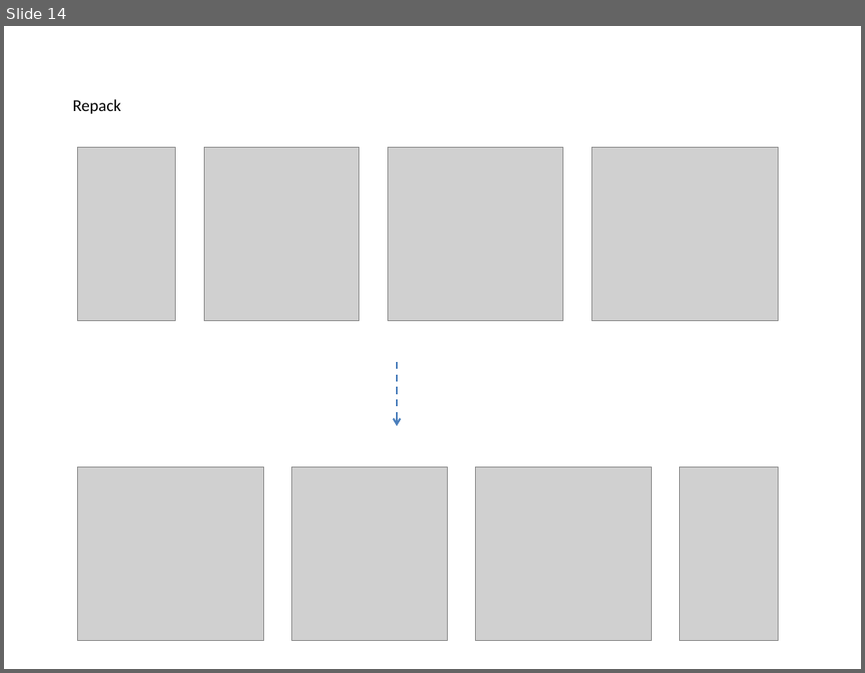
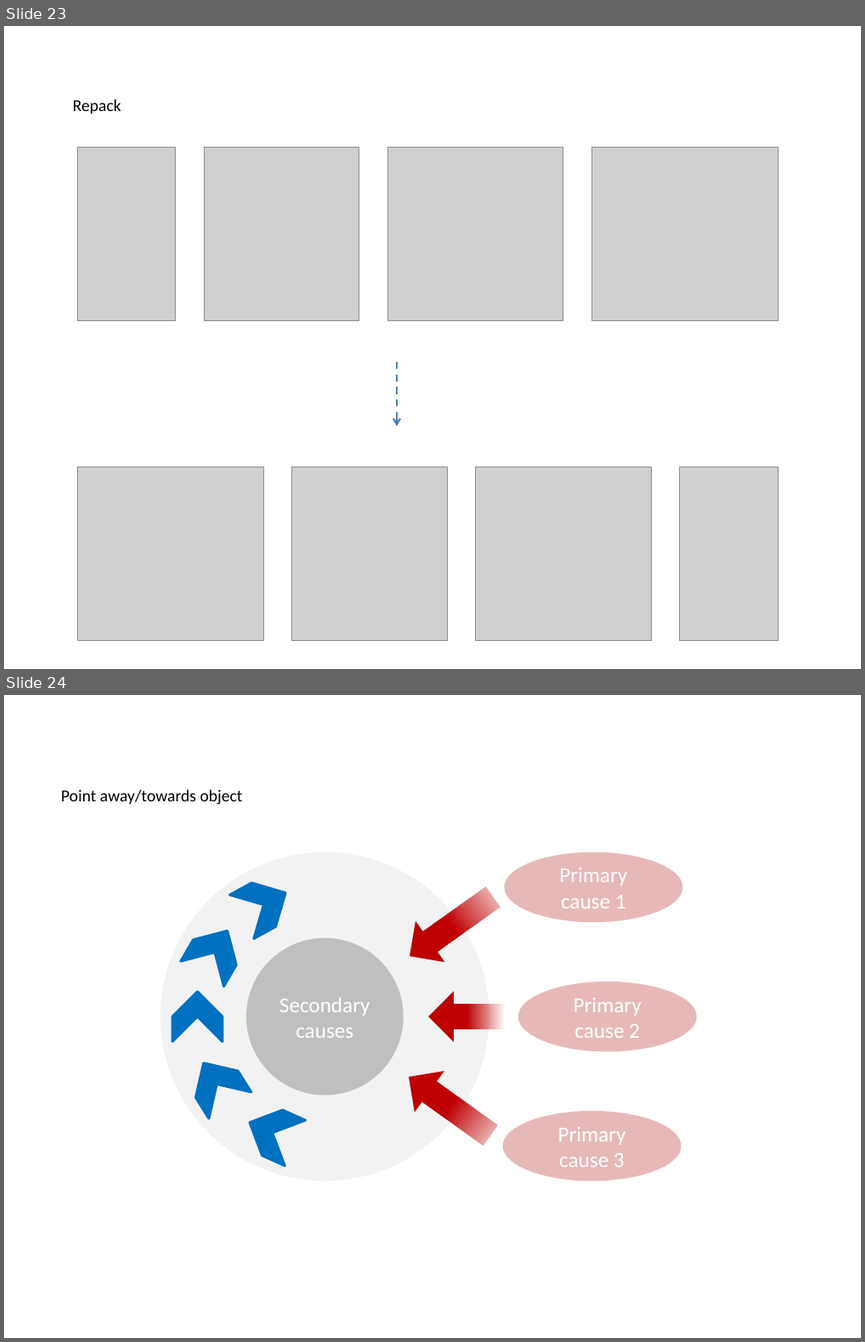
Before and after one commit to PowerPointLabs/PowerPointLabs, a slide deck: doc/Examples-PositionsLab.pptx. Shown one above the other, each under a label of ours: slide 14 before the commit, slides 23 and 24 after it. The pictures are 865x673 and 865x1342 pixels, drawn with LibreOffice and Linux fonts; fonts in the diff are those of the drawing; grey boxes stand for pictures. Boxes give left, top, right and bottom in pixels: in the first picture for what was removed or moved away, otherwise in the second. Text is boxed around its words. In the diff, an @@ line names an element or a change of style, - is before the commit and + after.

```diff
--- a/doc/Examples-PositionsLab.pptx
+++ b/doc/Examples-PositionsLab.pptx
@@ slide 24 added at (x1=4, y1=695, x2=861, y2=1338), background #FFFFFF @@
@@ text added at (x1=61, y1=789, x2=243, y2=805), 14 pt, text #000000 @@
+Point away/towards object
@@ ellipse added at (x1=160, y1=851, x2=490, y2=1181), fill #F2F2F2 @@
@@ chevron added at (x1=230, y1=871, x2=297, y2=939), fill #0070C0, outline #0070C0 2 pt @@
@@ ellipse added at (x1=505, y1=851, x2=682, y2=922), fill #E6B9B8, 18 pt, text #FFFFFF @@
+Primary cause 1
@@ right arrow added at (x1=396, y1=877, x2=507, y2=975), fill gradient #C00000 @@
@@ chevron added at (x1=181, y1=918, x2=249, y2=986), fill #0070C0, outline #0070C0 2 pt @@
@@ ellipse added at (x1=246, y1=937, x2=404, y2=1095), fill #BFBFBF, 18 pt, text #FFFFFF @@
+Secondary causes
@@ chevron added at (x1=173, y1=992, x2=222, y2=1041), fill #0070C0, outline #0070C0 2 pt @@
@@ right arrow added at (x1=429, y1=992, x2=505, y2=1041), fill gradient #C00000 @@
@@ ellipse added at (x1=518, y1=981, x2=696, y2=1051), fill #E6B9B8, 18 pt, text #FFFFFF @@
+Primary cause 2
@@ chevron added at (x1=182, y1=1049, x2=250, y2=1118), fill #0070C0, outline #0070C0 2 pt @@
@@ right arrow added at (x1=395, y1=1056, x2=504, y2=1154), fill gradient #C00000 @@
@@ chevron added at (x1=239, y1=1099, x2=305, y2=1165), fill #0070C0, outline #0070C0 2 pt @@
@@ ellipse added at (x1=503, y1=1111, x2=681, y2=1181), fill #E6B9B8, 18 pt, text #FFFFFF @@
+Primary cause 3
@@ what was slide 14 is now slide 23 @@
```
Also in this commit, not shown: 1 slide changed, 12 other slides added, 2 slides removed.
